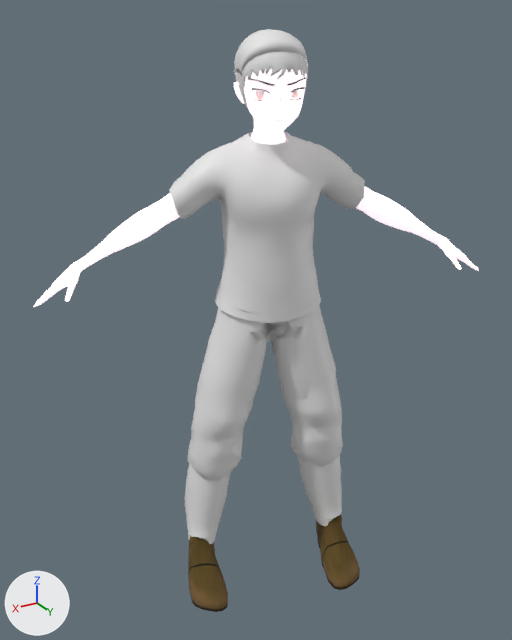
The glTF model models/gameCharacter.glb as it was, and as the next commit left it.
One viewpoint serves both versions: a 50 mm camera at (0.936, 1.516, 1.374) aimed at (0.036, 0.015, 0.624). The lights are fixed; the arrows at lower left show +X, +Y and +Z. Where no turn or scale is listed for an object, it has been applied to the vertices. Vertices at the same position are counted once.

Names of what the first picture shows: 'boots.style1', 'cloth.style1', 'cloth.style2', 'mainBody', 'pants.style1', 'pants.style2', 'scalpHairInside', 'scalphair'.
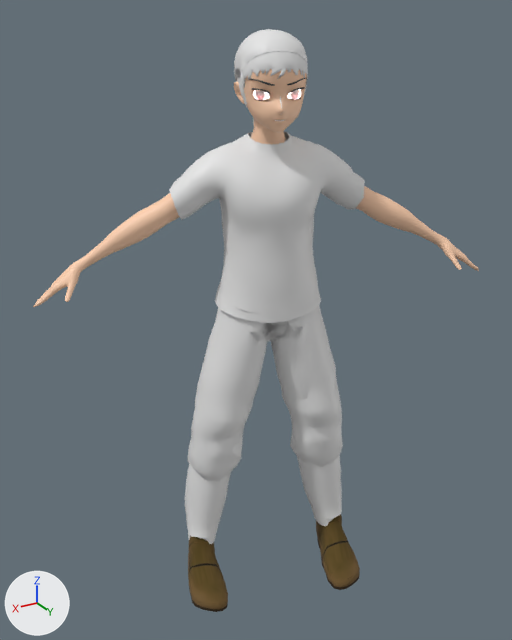
Edits to the bpy script that builds the scene:
```text
Change mat_bodymat:
    mat_bodymat.metallic: 1.0 -> 0.0
    mat_bodymat.roughness: 1.0 -> 0.5
    remove mat_bodymat.emission_color = (0.841, 0.669, 0.763)  # white #ecd6e2
    remove mat_bodymat.emission_strength = 1.0
    mat_bodymat.base_color: (1.0, 1.0, 1.0) -> (1.0, 0.641, 0.434)  # white #ffffff -> beige #ffd1b0
Change me_mblab_anime_male_015:
    used by ob_scalphairinside; location = (0.0, 0.0, 0.826)
    remove me_mblab_anime_male_015.from_pydata(...)  # 309 vertices, 502 faces; spans x -0.084..0.091, y -0.063..0.117, z 0.32..0.518
    add me_mblab_anime_male_015.from_pydata(...)  # 366 vertices, 596 faces; spans x -0.084..0.09, y -0.063..0.116, z 0.32..0.518
    me_mblab_anime_male_015 part 1
    35 vertices are removed from x -0.077..0.091, y -0.018..0.116, z 0.372..0.476
    71 faces are deleted
    2 vertices move from x -0.052..0.002, y 0.095..0.117, z 0.44..0.473 to x -0.053..0.002, y 0.095..0.115, z 0.441..0.474
    92 vertices are added at x -0.076..0.09, y -0.009..0.116, z 0.387..0.477
    165 new faces join them
```

Changed parts and their boxes [x1, y1, x2, y2] in the pictures (512 x 640 px):
'mainBody', recoloured, surface changed (white to beige)
    both: [33, 55, 479, 307]
part 1 of me_mblab_anime_male_015, built on
    before: [235, 40, 308, 82]
    after: [235, 40, 308, 79]
